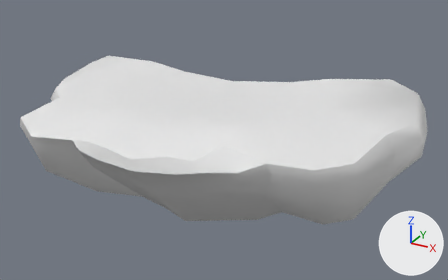
The FBX model 2nd prototype/Assets/Art/Level/Models/Platforms/Platform2.FBX, before and after one commit.
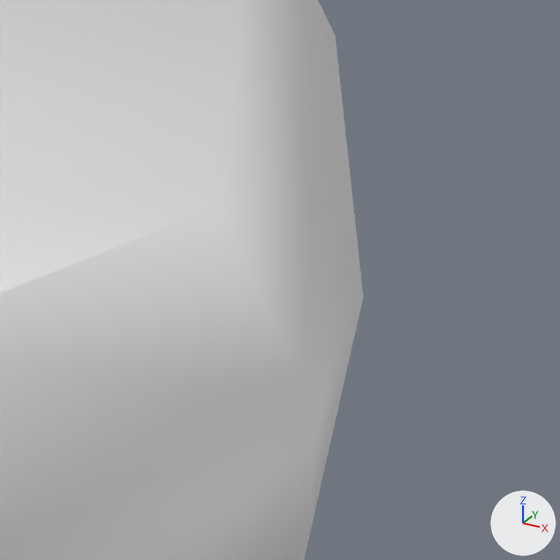
Each version is shown whole from a camera (50 mm lens) standing at (9.87, -15.5, 8.8) and looking at (0.97, 0.69, 0.71), then close up on the part from 89% to 99% of the width and 38% to 55% of the height. Lighting does not change. The marker at lower right points along +X, +Y and +Z. Where no turn or scale is listed for an object, it has been applied to the vertices.

In view in the first close-up: 'Rock6'.
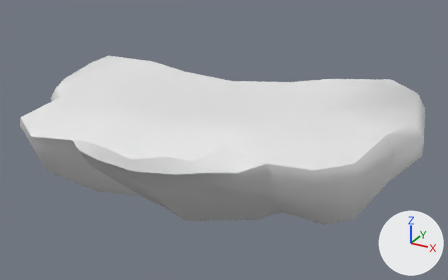
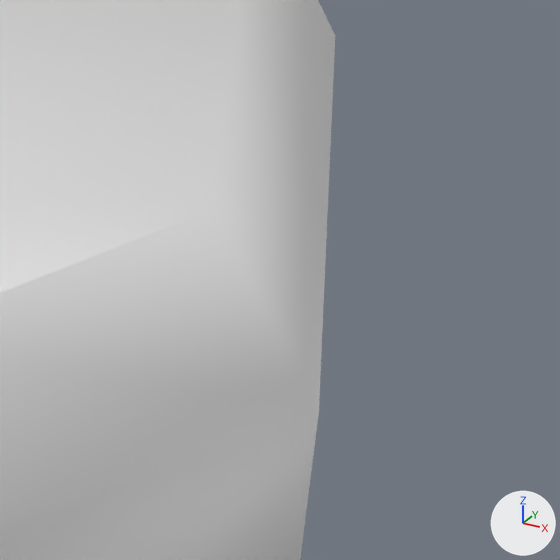
Diff of the bpy script that builds the scene:
```diff
--- a/2nd prototype/Assets/Art/Level/Models/Platforms/Platform2.FBX.py
+++ b/2nd prototype/Assets/Art/Level/Models/Platforms/Platform2.FBX.py
@@ me_mesh @@
 me_mesh.from_pydata(...)  # 153 vertices, 139 faces; spans x -6.11..7.17, y -3.21..3.66, z -2.28..2.84
 # used by ob_rock6; location = (0.0, 0.0, 0.0)
 # verts and faces of me_mesh; kept vertices keep their numbers, new ones are numbered from 153
 # before: 7 (3.71, -1.05, 2.42), 9 (3.79, 0.25, 2.29), 10 (5.81, -0.99, 1.7), 11 (6.34, -0.12, 2.31), 12 (6.87, 0.76, 2.41) at pixel (213, 209)
 # before: 14 (3.63, 2.96, 2.55), 15 (5.6, 2.96, 2.84), 16 (6.52, 2.47, 2.69), 78 (7.02, 2.05, 1.75) at pixel (363, 296)
+# me_mesh part 1
+delete_faces([(7, 10, 11, 12, 9), (9, 12, 16, 15, 14)])
+verts[78] = (6.87, 2.25, 1.76)  # moved
+faces += [(7, 11, 12, 9), (9, 16, 15, 14), (9, 12, 16), (7, 10, 11)]
```

Changed parts and their boxes [x1, y1, x2, y2] in the close-ups (560 x 560 px):
'Rock6', reshaped: before [0, 0, 363, 560]; after [0, 0, 335, 560]
part 1 of me_mesh, built on: before [0, 0, 363, 560]; after [0, 0, 234, 292]
